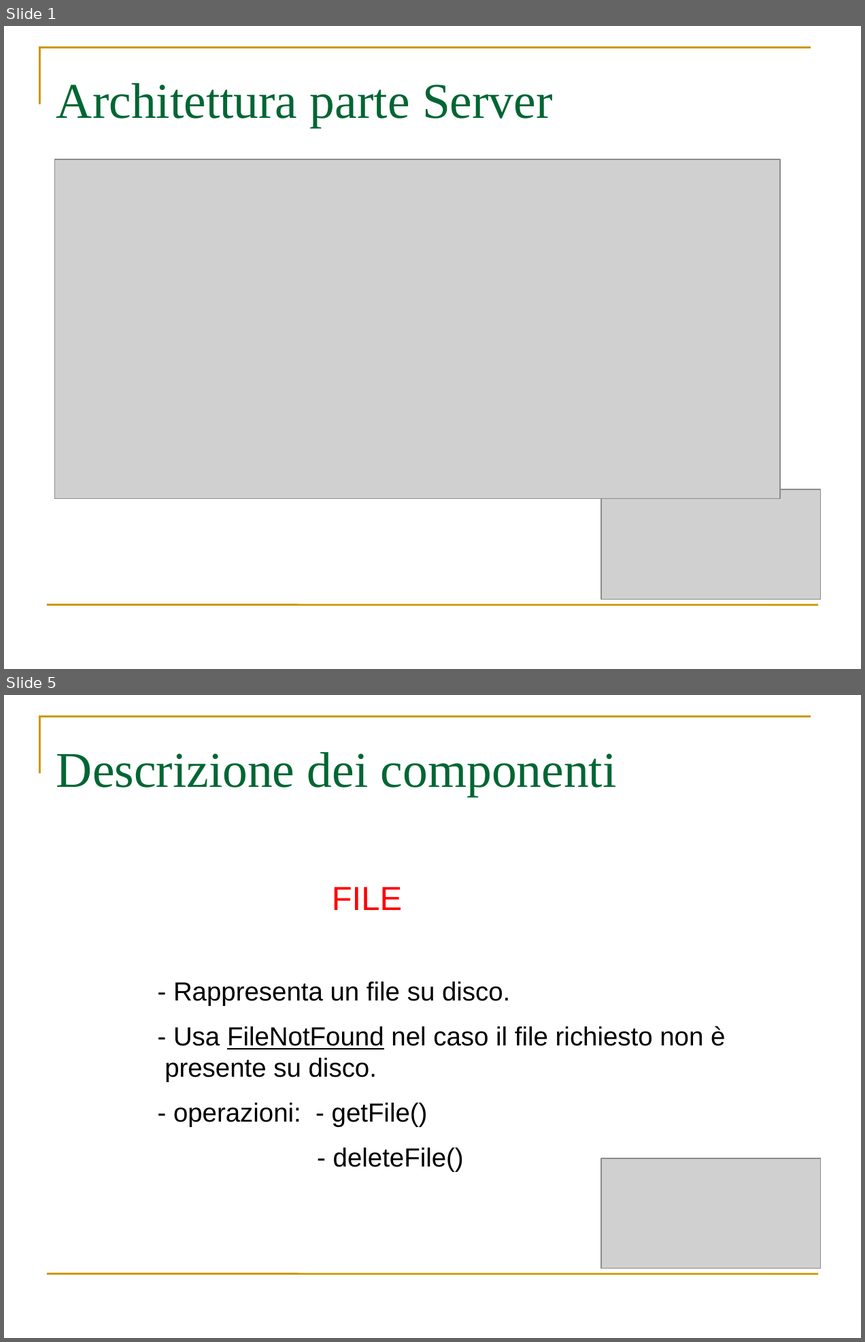
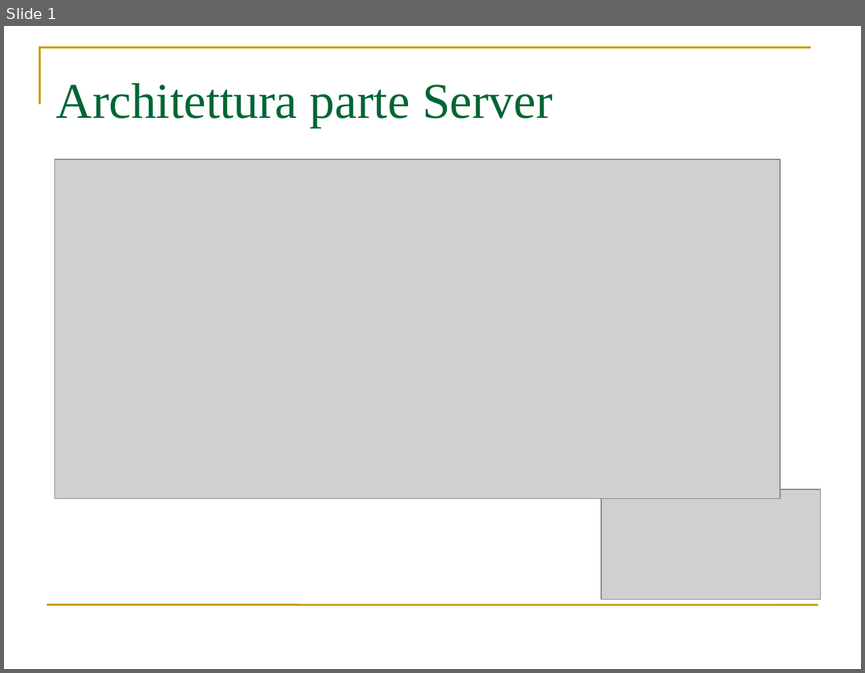
Before and after one commit to webshape/ajaxdraw, a slide deck: doc/PresentazioneRPP/PresentazioneSTServer.ppt. Shown one above the other, each under a label of ours: slides 1 and 5 before the commit, slide 1 after it; the slides between them are not shown. The pictures are 865x1342 and 865x673 pixels, drawn with LibreOffice and Linux fonts; fonts in the diff are those of the drawing; grey boxes stand for pictures. Boxes give left, top, right and bottom in pixels: in the first picture for what was removed or moved away, otherwise in the second. Text is boxed around its words. In the diff, an @@ line names an element or a change of style, - is before the commit and + after.

```diff
--- a/doc/PresentazioneRPP/PresentazioneSTServer.ppt
+++ b/doc/PresentazioneRPP/PresentazioneSTServer.ppt
@@ slide 5 removed at bbox=[4, 695, 861, 1338], background #FFFFFF; not listed: 2 template elements that a slide beside it also shows @@
@@ title removed at bbox=[56, 752, 617, 796] @@
-Descrizione dei componenti
@@ text removed at bbox=[164, 887, 725, 1172] @@
-FILE
-- Rappresenta un file su disco.
-- Usa FileNotFound nel caso il file richiesto non è presente su disco.
-- operazioni: - getFile()
-- deleteFile()
@@ picture removed at bbox=[601, 1157, 821, 1268] @@
```
Also in this commit, not shown: 1 slide added, 6 other slides removed.
